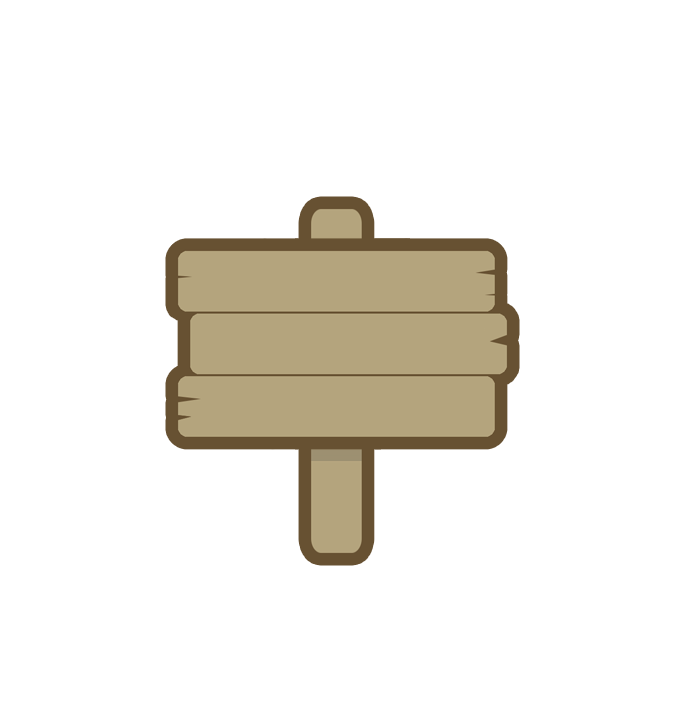
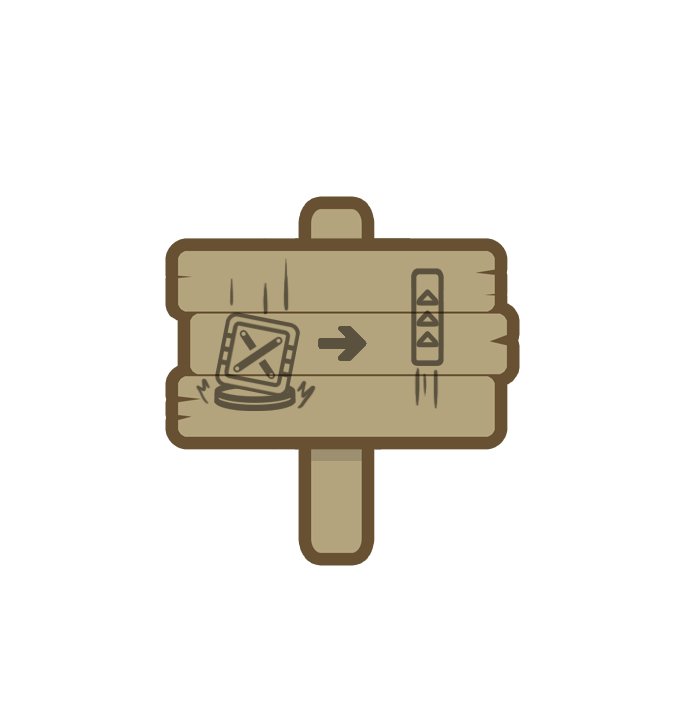
Revision of a layered 678px x 709px image; what changed, layer by layer:
added group "Sign" (50%) with 5 layers above "图层 2" over <box>195,258,444,411</box>
added layer "图层 15" in group "Sign" over <box>318,326,367,361</box>
added layer "图层 14" in group "Sign" over <box>411,268,444,409</box>
added layer "图层 5" in group "Sign" over <box>214,311,301,398</box>
added layer "图层 6" in group "Sign" over <box>195,258,316,409</box>
added layer "图层 3" in group "Sign" over <box>214,381,296,411</box>
hid "图层 2", painted on it over <box>259,305,419,403</box>
